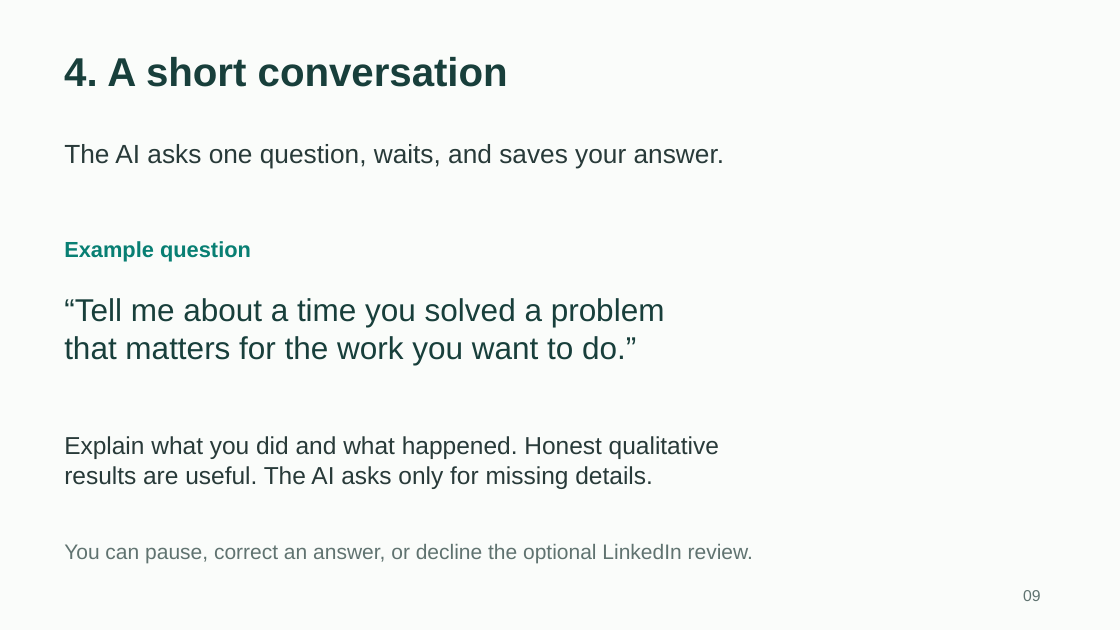
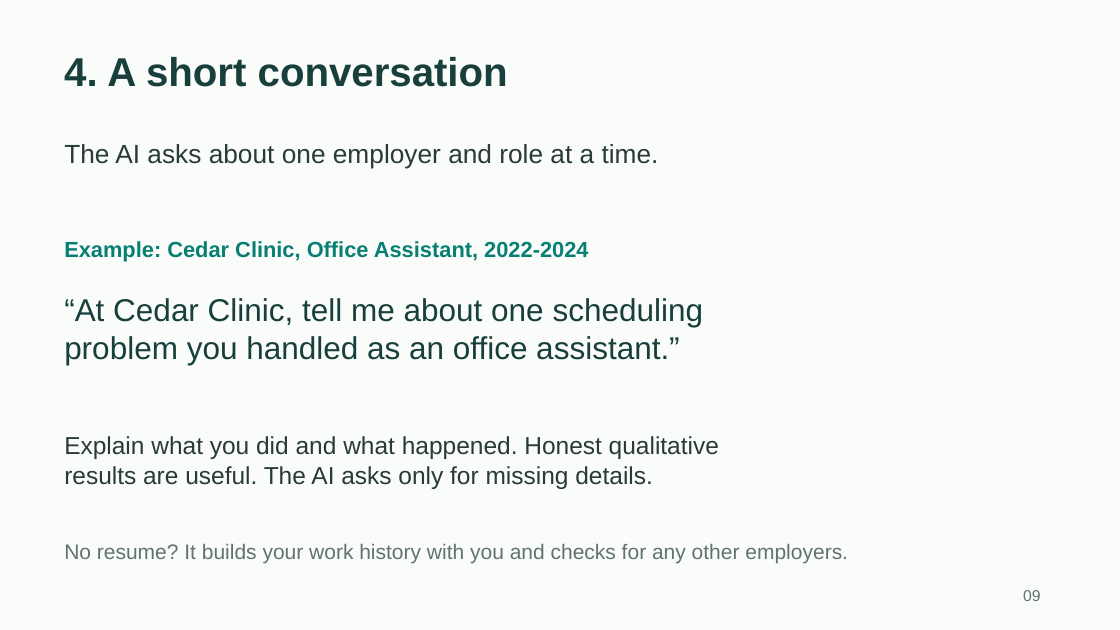
Before and after one commit to toughdave/job-search, a slide deck: slide 9 of docs/job-search-guide.pptx. Drawn at 1120x630 pixels with LibreOffice and Linux fonts; fonts in the diff are those of the drawing. Boxes give left, top, right and bottom in pixels: in the first picture for what was removed or moved away, otherwise in the second. Text is boxed around its words. In the diff, an @@ line names an element or a change of style, - is before the commit and + after.

Commit message:
Add employer-scoped evidence, complete profile intake and reusable form questions

```diff
--- a/docs/job-search-guide.pptx
+++ b/docs/job-search-guide.pptx
@@ text at (x1=64, y1=144, x2=659, y2=169): text changed @@
-The AI asks one question, waits, and saves your answer.
+The AI asks about one employer and role at a time.
@@ text at (x1=64, y1=241, x2=588, y2=262): text changed @@
-Example question
+Example: Cedar Clinic, Office Assistant, 2022-2024
@@ text at (x1=64, y1=298, x2=704, y2=365): text changed @@
-“Tell me about a time you solved a problem
-that matters for the work you want to do.”
+“At Cedar Clinic, tell me about one scheduling
+problem you handled as an office assistant.”
@@ text at (x1=64, y1=544, x2=848, y2=564): text changed @@
-You can pause, correct an answer, or decline the optional LinkedIn review.
+No resume? It builds your work history with you and checks for any other employers.
```
Also in this commit, not shown: 10 other files.
